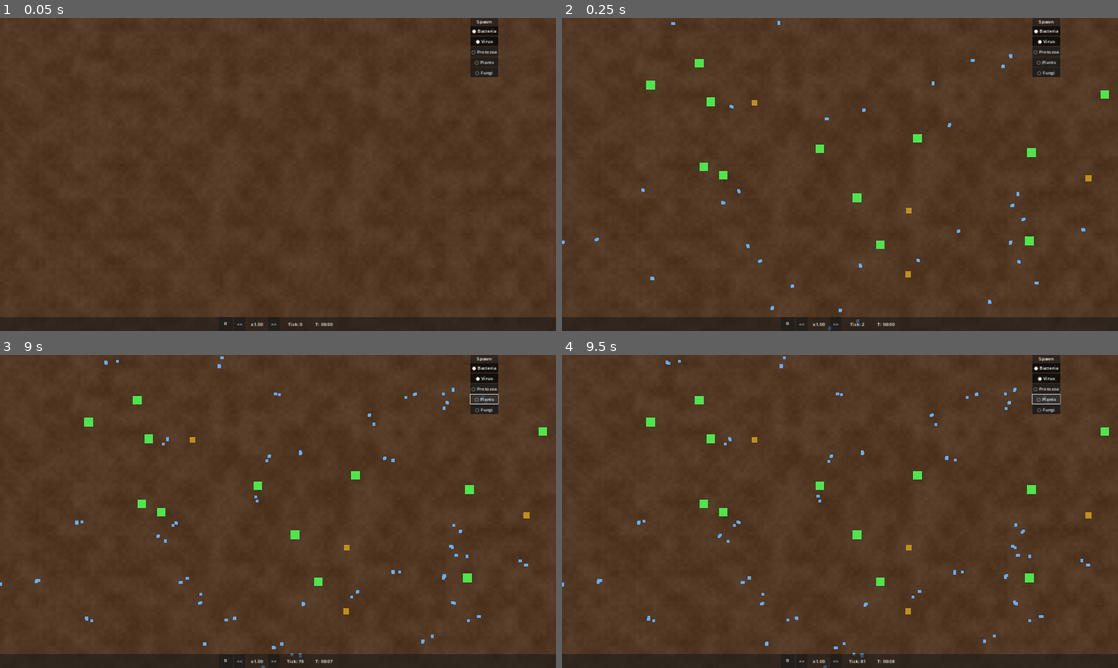
Above: before the commit, frames 1-4 (two rows, left to right).
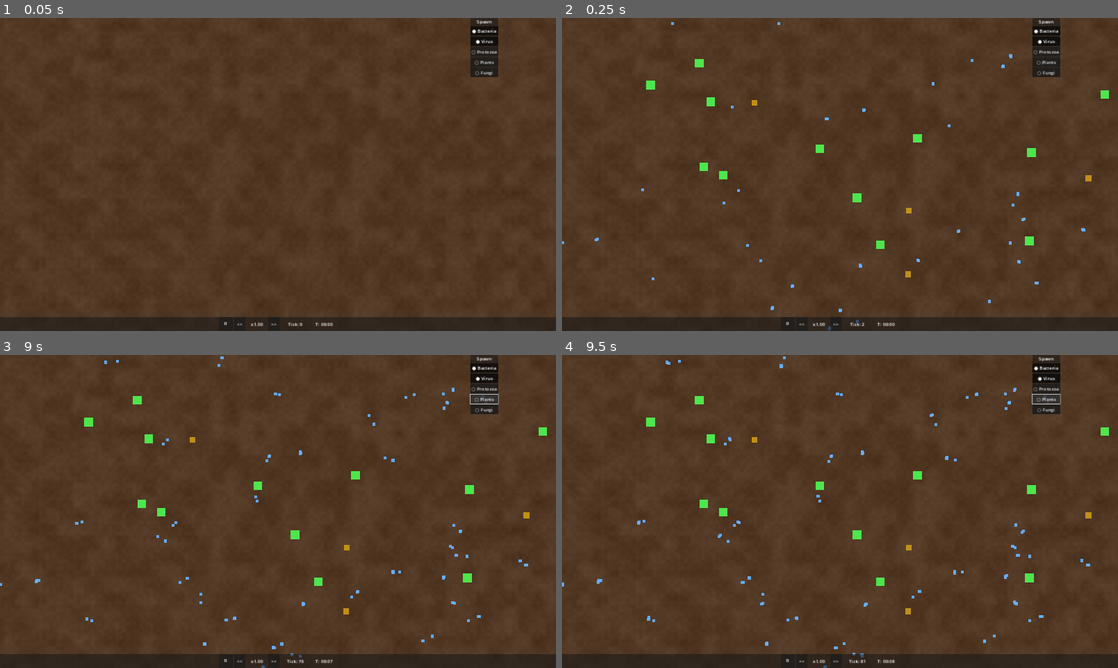
Above: after the commit, the same moments.

Repository: trinityUwU/Primordia
Game: Godot game, scene res://scenes/World.tscn
Two runs of this game, one before a commit and one after it. Both use one fixed random seed, a clock stepped at 60 frames per second and the inputs below.
Inputs:
- Up to frame 1 (0.05 s): no input
- Up to frame 2 (0.25 s): no input
- Up to frame 3 (9 s): click "⏸" at 0.5 s; click "▶" at 1.25 s; click "<<" at 2 s; click ">>" at 2.75 s; click "● Bacteria" at 3.5 s; click "○ Bacteria" at 4.25 s; click "● Virus" at 5 s; click "○ Virus" at 5.75 s; click "○ Protozoa" at 6.5 s; click "● Protozoa" at 7.25 s; click "○ Plants" at 8 s; click "● Plants" at 8.75 s
- Up to frame 4 (9.5 s): no input

Frame 1 is identical in both runs. In frame 2, less than 0.1% of the frame differs, in the area x 0-82%, y 0-98%; in frame 3, less than 0.1%; in frame 4, nothing differs.

Commit message:
perf: O(viewport) renderer + spatial rebuild 2x moins fréquent
- SimRenderer._build_clusters utilise le spatial hash d'AgentPool
  pour n'itérer que les cellules qui croisent le viewport (O(visible)
  au lieu de O(count)) — fix principal du 10fps avec 300 agents à l'écran
- _rebuild_spatial réduit aux ticks pairs (coût /2 sans impact simulation)

Co-Authored-By: Claude Sonnet 4.6 <noreply@anthropic.com>

Diff:
--- a/scripts/managers/AgentPool.gd
+++ b/scripts/managers/AgentPool.gd
@@ -427,7 +427,8 @@
 			TICK_STRIDE = 3
 		else:
 			TICK_STRIDE = 2
-	_rebuild_spatial()
+	if tick % 2 == 0:
+		_rebuild_spatial()
 	_process_agents(tick)
 	_needs_compact = true
 	_dirty = true
--- a/scripts/rendering/SimRenderer.gd
+++ b/scripts/rendering/SimRenderer.gd
@@ -90,7 +90,37 @@
 
 func _build_clusters(cull_rect: Rect2, camera: Camera2D, cell_size: float) -> Dictionary:
 	var cells: Dictionary = {}
+	var sc: float = AgentPool.SPATIAL_CELL
+	var min_sc: Vector2i = Vector2i(
+		floori(cull_rect.position.x / sc),
+		floori(cull_rect.position.y / sc)
+	)
+	var max_sc: Vector2i = Vector2i(
+		ceili(cull_rect.end.x / sc),
+		ceili(cull_rect.end.y / sc)
+	)
+	for sy in range(min_sc.y, max_sc.y + 1):
+		for sx in range(min_sc.x, max_sc.x + 1):
+			var spatial_cell: Vector2i = Vector2i(sx, sy)
+			if not AgentPool._spatial.has(spatial_cell):
+				continue
+			for i in AgentPool._spatial[spatial_cell]:
+				var px: float = AgentPool.pos_x[i]
+				var py: float = AgentPool.pos_y[i]
+				var screen_pos: Vector2 = _world_to_screen(Vector2(px, py), camera)
+				var cell: Vector2i = Vector2i(
+					int(screen_pos.x / cell_size),
+					int(screen_pos.y / cell_size)
+				)
+				if not cells.has(cell):
+					cells[cell] = []
+				cells[cell].append(i)
+	# Include recently dead (fading out) in viewport — not in spatial hash
 	for i in AgentPool.count:
+		if AgentPool.flags[i] & AgentPool.FLAG_ALIVE:
+			continue
+		if AgentPool.dead_timer[i] <= 0:
+			continue
 		var px: float = AgentPool.pos_x[i]
 		var py: float = AgentPool.pos_y[i]
 		if not cull_rect.has_point(Vector2(px, py)):
